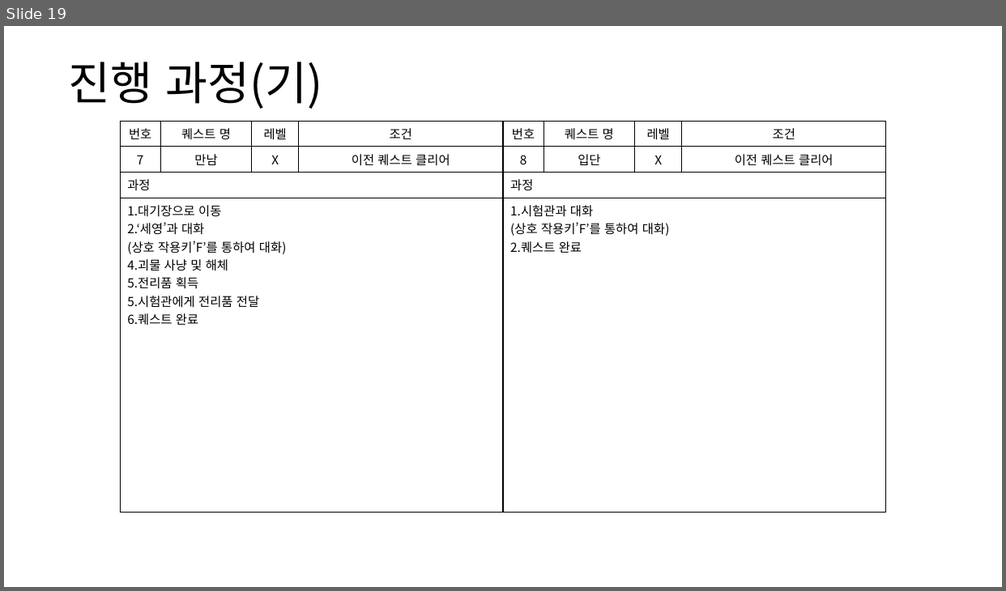
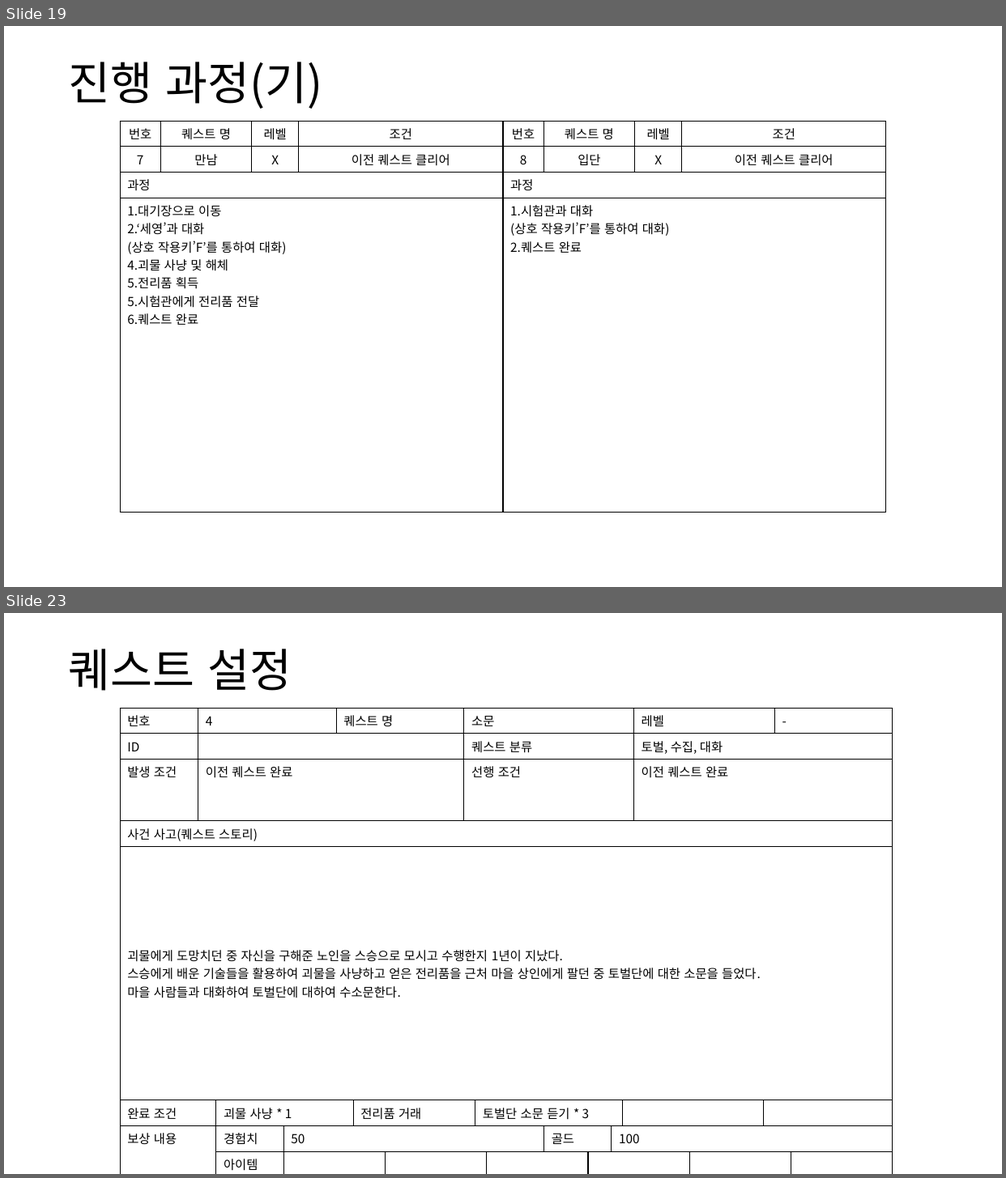
Before and after one commit to yjk0401/unityenginebasic_9th, a slide deck: 기획/메인 스토리 기획서.pptx. Shown one above the other, each under a label of ours: slide 19 before the commit, slides 19 and 23 after it; the slides between them are not shown. The pictures are 1006x591 and 1006x1178 pixels, drawn with LibreOffice and Linux fonts; fonts in the diff are those of the drawing. Boxes give left, top, right and bottom in pixels: in the first picture for what was removed or moved away, otherwise in the second. Text is boxed around its words. In the diff, an @@ line names an element or a change of style, - is before the commit and + after.

```diff
--- a/기획/메인 스토리 기획서.pptx
+++ b/기획/메인 스토리 기획서.pptx
@@ slide 23 added at (4, 613, 1002, 1174), background #FFFFFF @@
@@ text added at (68, 649, 292, 691), 44 pt, text #000000 @@
+퀘스트 설정
@@ table added at (120, 708, 888, 1174), 8 rows, 19 columns @@
+번호 | 4 |  |  | 퀘스트 명 |  |  | 소문 |  |  |  |  |  |  | 레벨 |  |  | - | 
+ID |  |  |  |  |  |  | 퀘스트 분류 |  |  |  |  |  |  | 토벌, 수집, 대화 |  |  |  | 
+발생 조건 | 이전 퀘스트 완료 |  |  |  |  |  | 선행 조건 |  |  |  |  |  |  | 이전 퀘스트 완료 |  |  |  | 
+사건 사고(퀘스트 스토리) |  |  |  |  |  |  |  |  |  |  |  |  |  |  |  |  |  | 
+괴물에게 도망치던 중 자신을 구해준 노인을 스승으로 모시고 수행한지 1년이 지났다. / 스승에게 배운 기술들을 활용하여 괴물을 사냥하고 얻은 전리품을 근처 마을 상인에게 팔던 중 토벌단에 대한 소문을 들었다. / 마을 사람들과 대화하여 토벌단에 대하여 수소문한다. |  |  |  |  |  |  |  |  |  |  |  |  |  |  |  |  |  | 
+완료 조건 |  | 괴물 사냥 * 1 |  |  | 전리품 거래 |  |  | 토벌단 소문 듣기 * 3 |  |  |  |  |  |  |  |  |  | 
+보상 내용 |  | 경험치 | 50 |  |  |  |  |  |  | 골드 |  | 100 |  |  |  |  |  | 
+ |  | 아이템 |  |  |  |  |  |  |  |  |  |  |  |  |  |  |  | 
```
Also in this commit, not shown: 1 slide changed, 6 other slides added.
